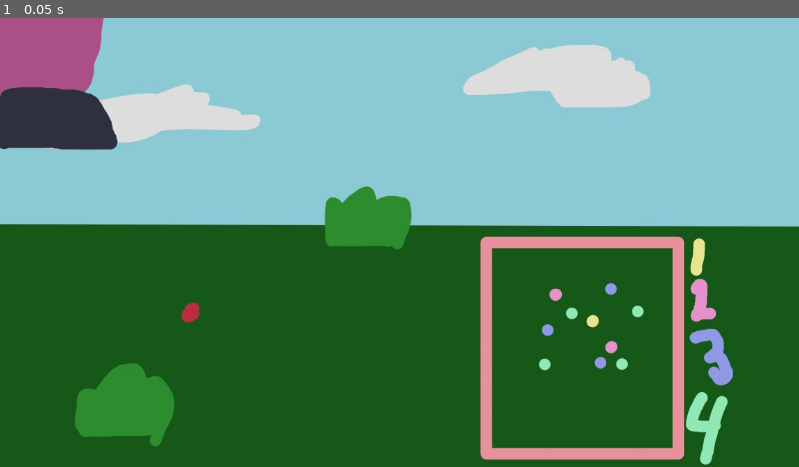
Above: before the commit, frame 1.
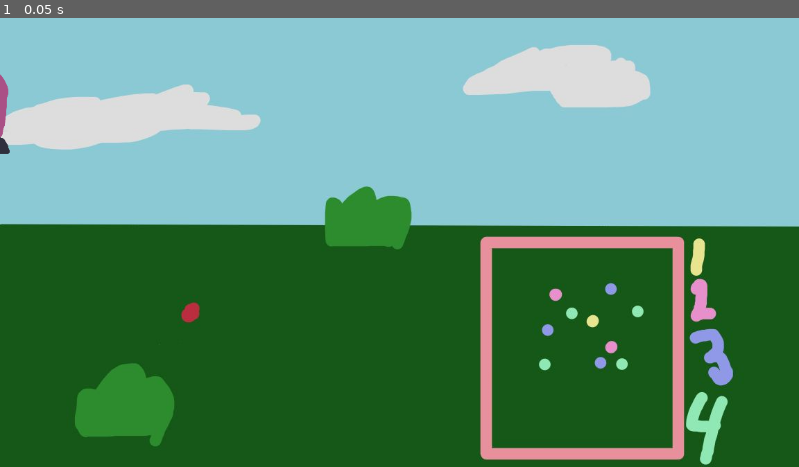
Above: after the commit, the same moment.

Repository: Odar-13/Puntformer
Game: Godot game, scene res://scenes/RPG/rpg_scene.tscn
Two runs of this game, one before a commit and one after it. Both use one fixed random seed, a clock stepped at 60 frames per second and the inputs below. This scene is started directly instead of the project's main scene.
Inputs:
- Up to frame 1 (0.05 s): no input

The runs differ from the first frame. In frame 1, 3.7% of the frame differs, in the area x 0-15%, y 0-31%.

Commit message:
Reorganized 2d Markers

Diff:
--- a/scenes/RPG/rpg_scene.tscn
+++ b/scenes/RPG/rpg_scene.tscn
@@ -24,41 +24,42 @@
 [node name="BattleHandler" type="Node2D" parent="."]
 script = ExtResource("3_3tdvk")
 
-[node name="PlayerSide" type="Node2D" parent="BattleHandler"]
+[node name="2D Markers" type="Node2D" parent="BattleHandler"]
 
-[node name="PlayerSpawn" type="Marker2D" parent="BattleHandler/PlayerSide"]
+[node name="PlayerSpawn" type="Marker2D" parent="BattleHandler/2D Markers"]
 position = Vector2(276, 438)
 
-[node name="EnemySpawns" type="Node2D" parent="BattleHandler"]
+[node name="EnemyAttack" type="Marker2D" parent="BattleHandler/2D Markers"]
+position = Vector2(694, 438)
 
-[node name="1Enemy1Spawn" type="Marker2D" parent="BattleHandler/EnemySpawns"]
+[node name="1Enemy1Spawn" type="Marker2D" parent="BattleHandler/2D Markers"]
 position = Vector2(855, 438)
 
-[node name="2Enemy1Spawn" type="Marker2D" parent="BattleHandler/EnemySpawns"]
+[node name="2Enemy1Spawn" type="Marker2D" parent="BattleHandler/2D Markers"]
 position = Vector2(801, 399)
 
-[node name="2Enemy2Spawn" type="Marker2D" parent="BattleHandler/EnemySpawns"]
+[node name="2Enemy2Spawn" type="Marker2D" parent="BattleHandler/2D Markers"]
 position = Vector2(881, 473)
 
-[node name="3Enemy1Spawn" type="Marker2D" parent="BattleHandler/EnemySpawns"]
+[node name="3Enemy1Spawn" type="Marker2D" parent="BattleHandler/2D Markers"]
 position = Vector2(881, 391)
 
-[node name="3Enemy2Spawn" type="Marker2D" parent="BattleHandler/EnemySpawns"]
+[node name="3Enemy2Spawn" type="Marker2D" parent="BattleHandler/2D Markers"]
 position = Vector2(789, 450)
 
-[node name="3Enemy3Spawn" type="Marker2D" parent="BattleHandler/EnemySpawns"]
+[node name="3Enemy3Spawn" type="Marker2D" parent="BattleHandler/2D Markers"]
 position = Vector2(866, 498)
 
-[node name="4Enemy1Spawn" type="Marker2D" parent="BattleHandler/EnemySpawns"]
+[node name="4Enemy1Spawn" type="Marker2D" parent="BattleHandler/2D Markers"]
 position = Vector2(824, 426)
 
-[node name="4Enemy2Spawn" type="Marker2D" parent="BattleHandler/EnemySpawns"]
+[node name="4Enemy2Spawn" type="Marker2D" parent="BattleHandler/2D Markers"]
 position = Vector2(919, 423)
 
-[node name="4Enemy3Spawn" type="Marker2D" parent="BattleHandler/EnemySpawns"]
+[node name="4Enemy3Spawn" type="Marker2D" parent="BattleHandler/2D Markers"]
 position = Vector2(785, 500)
 
-[node name="4Enemy4Spawn" type="Marker2D" parent="BattleHandler/EnemySpawns"]
+[node name="4Enemy4Spawn" type="Marker2D" parent="BattleHandler/2D Markers"]
 position = Vector2(897, 499)
 
 [node name="TurnOrderHandler" type="Node" parent="BattleHandler"]
@@ -71,6 +72,9 @@
 offset_bottom = 40.0
 
 [node name="Enemy" parent="." instance=ExtResource("6_3oedg")]
+position = Vector2(-34, 142)
+metadata/_edit_group_ = true
 
 [node name="Sprite2D" type="Sprite2D" parent="Enemy"]
+scale = Vector2(0.284, 0.284)
 texture = ExtResource("8_0ghnl")
